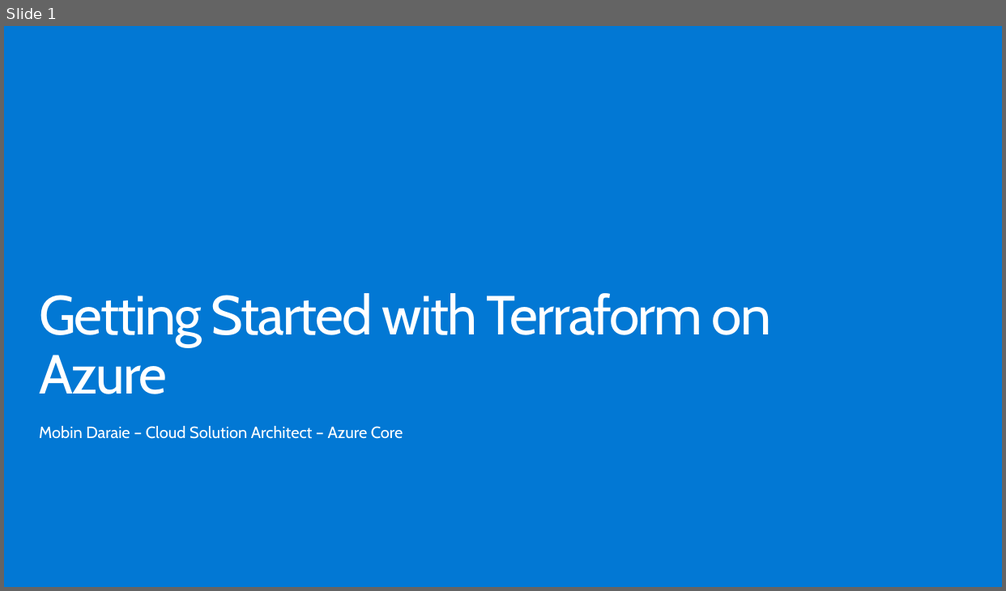
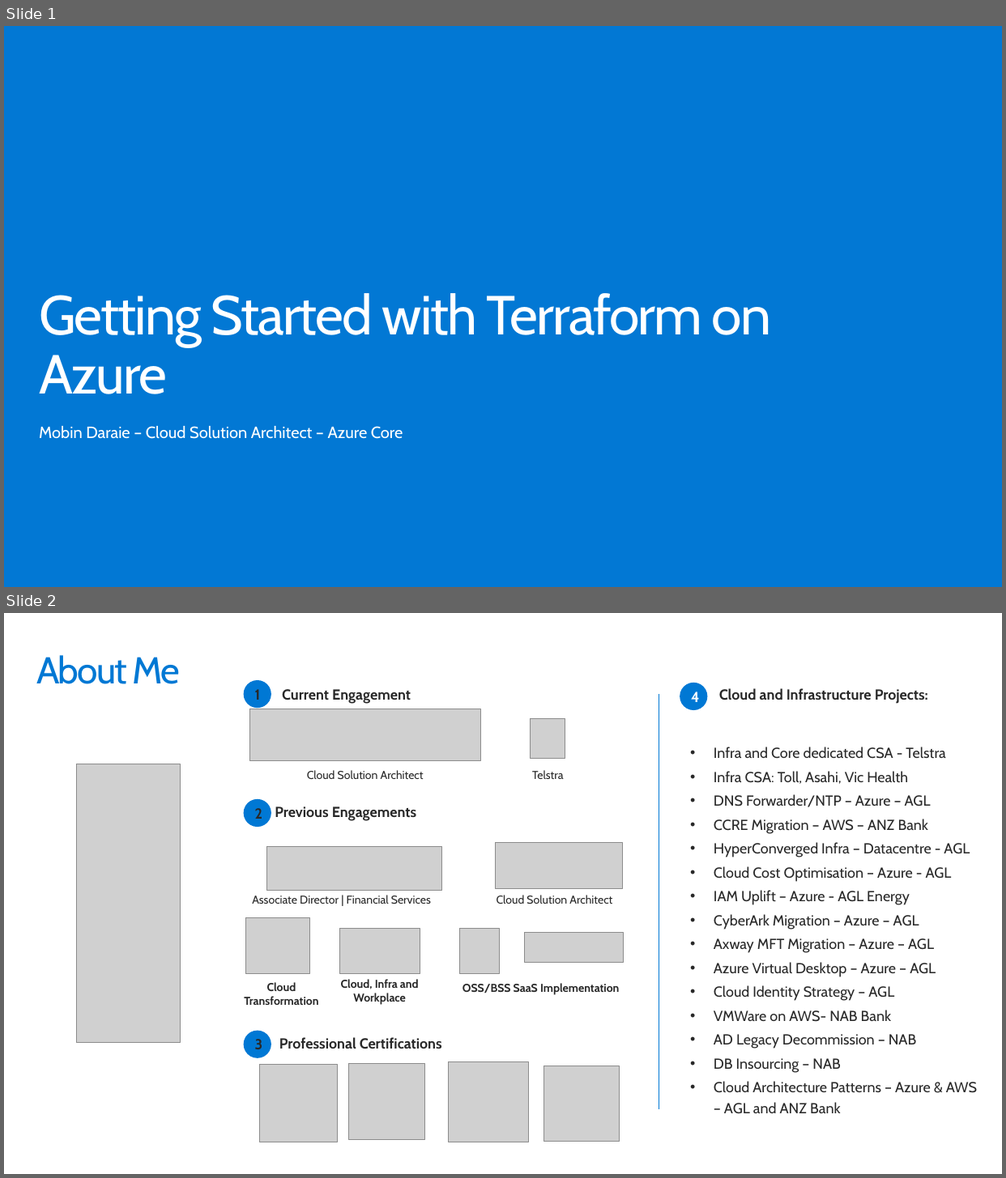
Before and after one commit to mobindaraie/Getting-Started-with-Terraform, a slide deck: Getting Started with Terraform Azure.pptx. Shown one above the other, each under a label of ours: slide 1 before the commit, slides 1 and 2 after it. The pictures are 1006x591 and 1006x1178 pixels, drawn with LibreOffice and Linux fonts; fonts in the diff are those of the drawing; grey boxes stand for pictures; background and template pictures are left out. Boxes give left, top, right and bottom in pixels: in the first picture for what was removed or moved away, otherwise in the second. Text is boxed around its words. In the diff, an @@ line names an element or a change of style, - is before the commit and + after.

```diff
--- a/Getting Started with Terraform Azure.pptx
+++ b/Getting Started with Terraform Azure.pptx
@@ slide 2 added at (x1=4, y1=613, x2=1002, y2=1174), background #FFFFFF @@
@@ title added at (x1=36, y1=655, x2=181, y2=684), 36.7 pt, text #0078D4 @@
+About Me
@@ ellipse added at (x1=243, y1=680, x2=271, y2=709), fill #0078D4, 14.3 pt, text #282828, bold @@
+1
@@ ellipse added at (x1=680, y1=683, x2=708, y2=710), fill #0078D4, 14.3 pt, text #FFFFFF, bold @@
+4
@@ picture added at (x1=249, y1=709, x2=481, y2=760) @@
@@ text added at (x1=282, y1=689, x2=411, y2=704), 14.3 pt, text #282828, bold @@
+Current Engagement
@@ line added from (659, 694) to (659, 1110), #0078D4 0.85 pt @@
@@ text added at (x1=719, y1=688, x2=928, y2=704), 14.3 pt, text #282828, bold @@
+Cloud and Infrastructure Projects:
@@ picture added at (x1=530, y1=718, x2=565, y2=757) @@
@@ text added at (x1=714, y1=747, x2=977, y2=1114), 14.3 pt, text #282828 @@
+• Infra and Core dedicated CSA - Telstra
+• Infra CSA: Toll, Asahi, Vic Health
+• DNS Forwarder/NTP – Azure – AGL
+• CCRE Migration – AWS – ANZ Bank
+• HyperConverged Infra – Datacentre - AGL
+• Cloud Cost Optimisation – Azure - AGL
+• IAM Uplift – Azure - AGL Energy
+• CyberArk Migration – Azure – AGL
+• Axway MFT Migration – Azure – AGL
+• Azure Virtual Desktop – Azure – AGL
+• Cloud Identity Strategy – AGL
+• VMWare on AWS- NAB Bank
+• AD Legacy Decommission – NAB
+• DB Insourcing – NAB
+• Cloud Architecture Patterns – Azure & AWS – AGL and ANZ Bank
@@ picture added at (x1=76, y1=764, x2=180, y2=1043) @@
@@ text added at (x1=307, y1=770, x2=424, y2=779), 11.2 pt, text #282828 @@
+Cloud Solution Architect
@@ text added at (x1=532, y1=770, x2=564, y2=779), 11.2 pt, text #282828 @@
+Telstra
@@ ellipse added at (x1=243, y1=799, x2=271, y2=828), fill #0078D4, 14.3 pt, text #282828, bold @@
+2
@@ text added at (x1=275, y1=807, x2=416, y2=821), 14.3 pt, text #282828, bold @@
+Previous Engagements
@@ picture added at (x1=266, y1=847, x2=441, y2=890) @@
@@ picture added at (x1=495, y1=843, x2=622, y2=890) @@
@@ text added at (x1=252, y1=895, x2=431, y2=904), 11.2 pt, text #282828 @@
+Associate Director | Financial Services
@@ text added at (x1=496, y1=895, x2=612, y2=904), 11.2 pt, text #282828 @@
+Cloud Solution Architect
@@ picture added at (x1=245, y1=918, x2=310, y2=973) @@
@@ picture added at (x1=339, y1=929, x2=420, y2=973) @@
@@ picture added at (x1=460, y1=929, x2=499, y2=973) @@
@@ picture added at (x1=525, y1=933, x2=624, y2=962) @@
@@ text added at (x1=244, y1=982, x2=318, y2=1005), 11.2 pt, text #282828, bold @@
+Cloud Transformation
@@ text added at (x1=341, y1=979, x2=419, y2=1005), 11.2 pt, text #282828, bold @@
+Cloud, Infra and Workplace
@@ text added at (x1=462, y1=983, x2=619, y2=995), 11.2 pt, text #282828, bold @@
+OSS/BSS SaaS Implementation
@@ ellipse added at (x1=243, y1=1030, x2=271, y2=1059), fill #0078D4, 14.3 pt, text #282828, bold @@
+3
@@ text added at (x1=279, y1=1037, x2=442, y2=1050), 14.3 pt, text #282828, bold @@
+Professional Certifications
@@ picture added at (x1=259, y1=1064, x2=337, y2=1142) @@
@@ picture added at (x1=349, y1=1064, x2=424, y2=1139) @@
@@ picture added at (x1=449, y1=1062, x2=529, y2=1142) @@
@@ picture added at (x1=544, y1=1067, x2=620, y2=1142) @@
```
Also in this commit, not shown: 4 slides changed, 1 other slide added, 1 other file.
